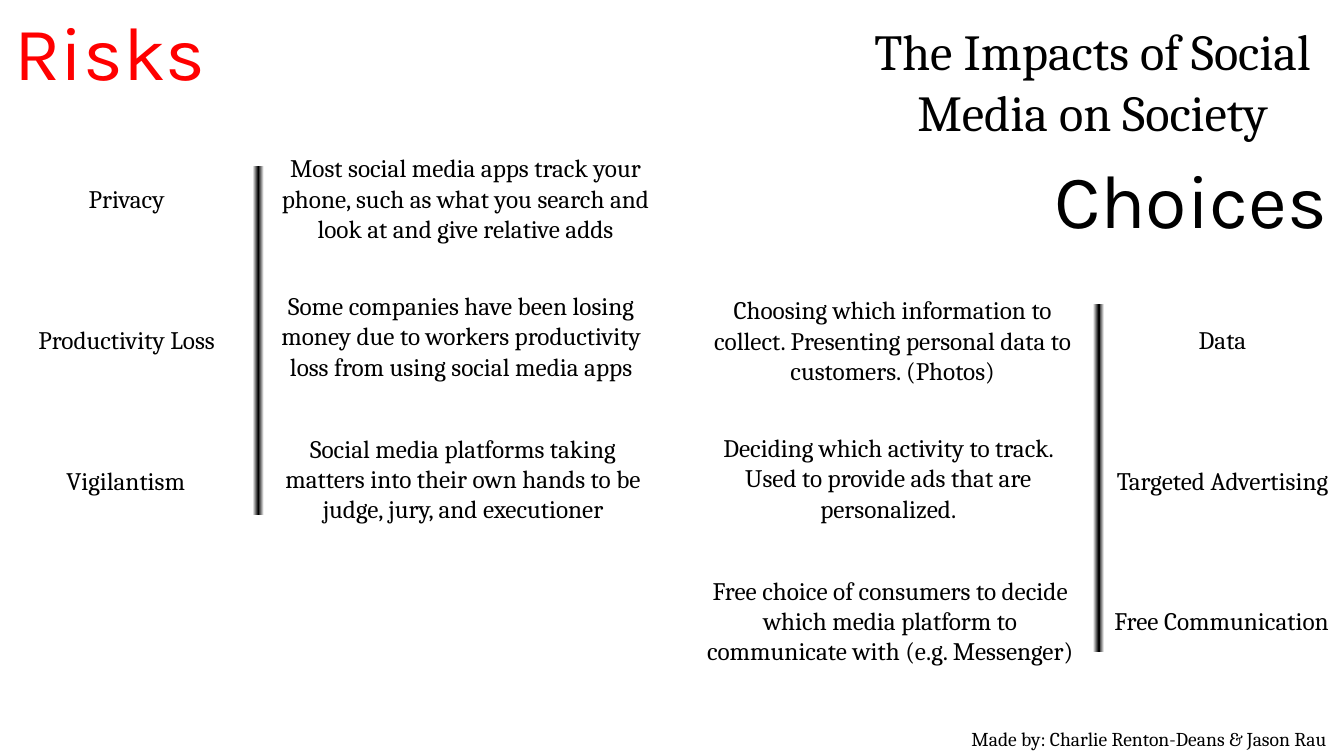
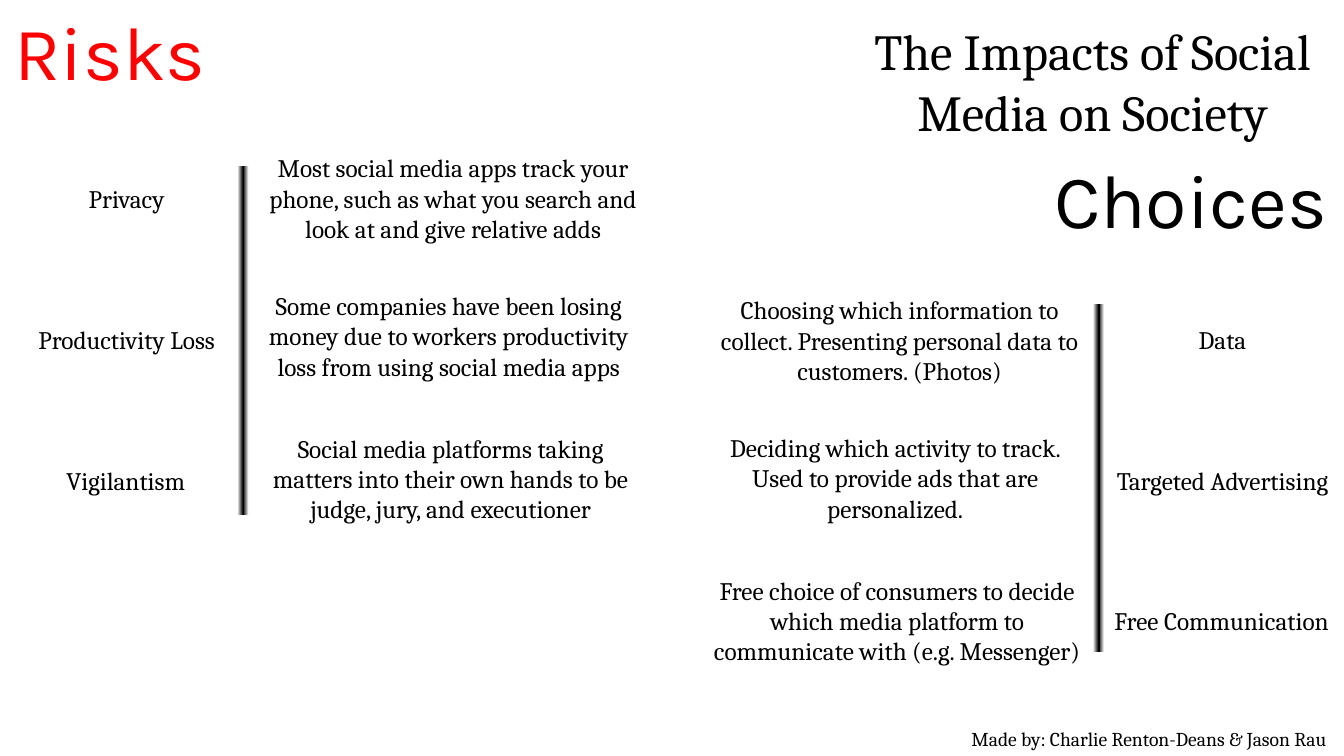
Before and after one commit to 20119382-AUT/-11-1108-ssnn-11-1108-ssnn-, a slide deck: slide 2 of Team Project Presentation/Team Project Presentation.pptx. Drawn at 1344x756 pixels with LibreOffice and Linux fonts; fonts in the diff are those of the drawing. Boxes give left, top, right and bottom in pixels: in the first picture for what was removed or moved away, otherwise in the second. Text is boxed around its words. In the diff, an @@ line names an element or a change of style, - is before the commit and + after.

```diff
--- a/Team Project Presentation/Team Project Presentation.pptx
+++ b/Team Project Presentation/Team Project Presentation.pptx
@@ text "Most social media apps track ...": place and size @@
-text "Most social media apps track ..." at [282, 159, 649, 244]
+text "Most social media apps track ..." at [269, 159, 637, 244]
@@ rectangle: place and size @@
-rectangle at [241, 166, 276, 515]
+rectangle at [226, 166, 261, 515]
@@ text "Some companies have been losing ...": place and size @@
-text "Some companies have been losing ..." at [281, 297, 641, 382]
+text "Some companies have been losing ..." at [269, 297, 628, 382]
@@ 3 texts: place and size @@
-3 texts at [707, 301, 1073, 666]
+3 texts at [714, 301, 1080, 666]
@@ text "Social media platforms taking matters ...": place and size @@
-text "Social media platforms taking matters ..." at [285, 440, 640, 524]
+text "Social media platforms taking matters ..." at [273, 440, 628, 524]
```
Also in this commit, not shown: 2 other slides changed.
